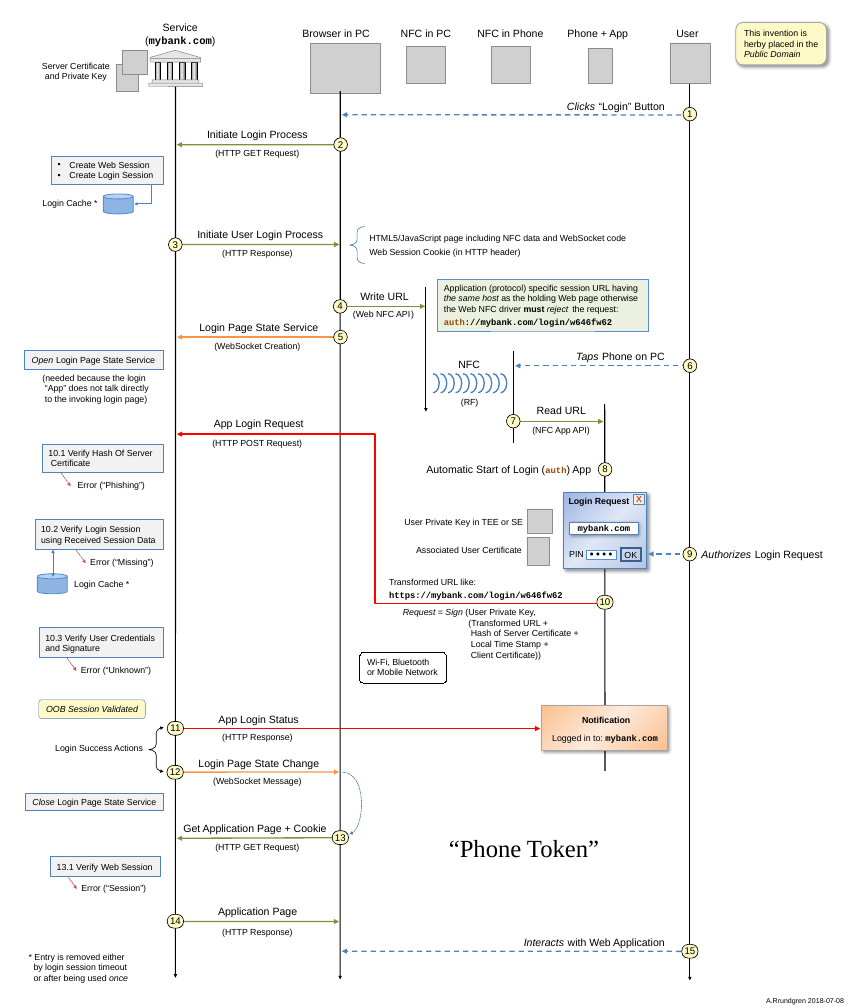
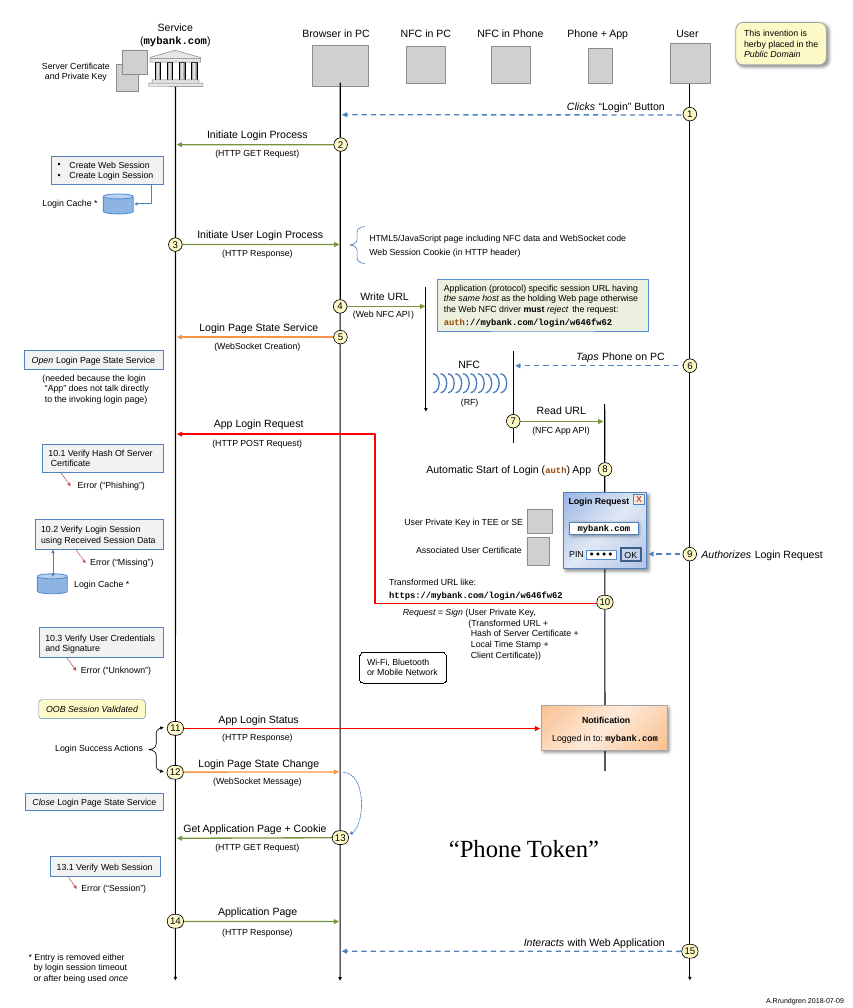
Before and after one commit to cyberphone/doc, a slide deck: slide 1 of research/nfc-based-qr-replacement2.pptx. Drawn at 853x1008 pixels with LibreOffice and Linux fonts; fonts in the diff are those of the drawing; grey boxes stand for pictures. Boxes give left, top, right and bottom in pixels: in the first picture for what was removed or moved away, otherwise in the second. Text is boxed around its words. In the diff, an @@ line names an element or a change of style, - is before the commit and + after.

```diff
--- a/research/nfc-based-qr-replacement2.pptx
+++ b/research/nfc-based-qr-replacement2.pptx
@@ text "Service": place and size @@
-text "Service" at (145, 23, 215, 46)
+text "Service" at (140, 23, 210, 47)
@@ picture: place and size @@
-picture at (311, 43, 380, 94)
+picture at (312, 45, 368, 85)
@@ arrow moved from (340, 91) - (340, 979) to (340, 82) - (340, 980) @@
```
Also in this commit, not shown: 1 other file.
